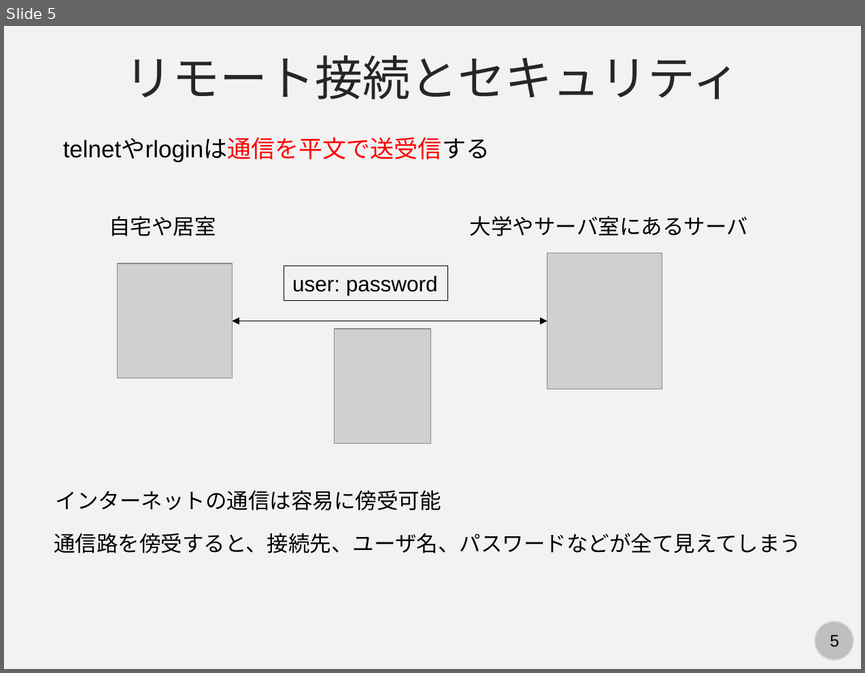
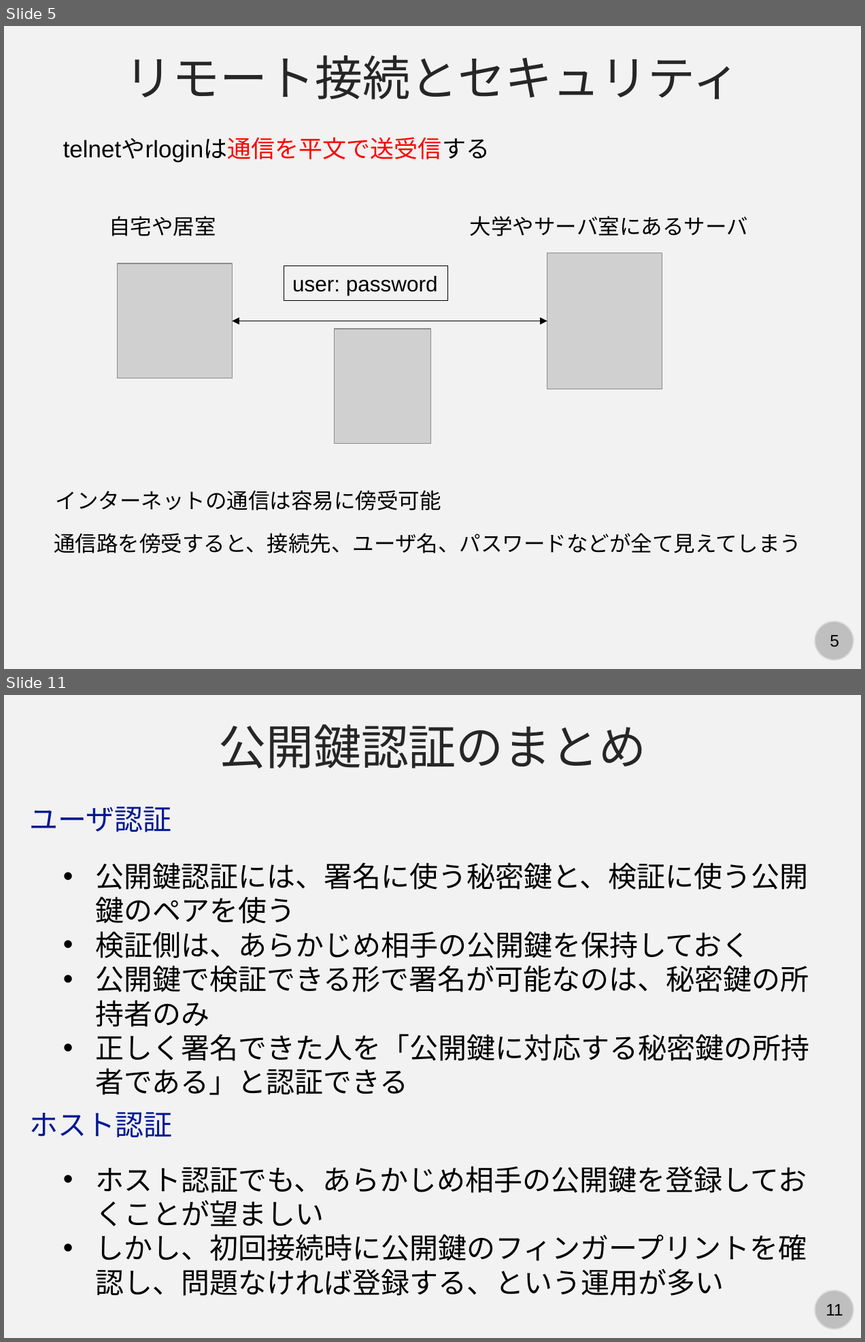
Before and after one commit to kaityo256/lab_startup, a slide deck: ssh/ssh.pptx. Shown one above the other, each under a label of ours: slide 5 before the commit, slides 5 and 11 after it; the slides between them are not shown. The pictures are 865x673 and 865x1342 pixels, drawn with LibreOffice and Linux fonts; fonts in the diff are those of the drawing; grey boxes stand for pictures. Boxes give left, top, right and bottom in pixels: in the first picture for what was removed or moved away, otherwise in the second. Text is boxed around its words. In the diff, an @@ line names an element or a change of style, - is before the commit and + after.

```diff
--- a/ssh/ssh.pptx
+++ b/ssh/ssh.pptx
@@ slide 11 added at <box>4,695,861,1338</box>, background #F2F2F2; not listed: 2 template elements that a slide beside it also shows @@
@@ text added at <box>218,724,646,768</box>, 40 pt, text #262626 @@
+公開鍵認証のまとめ
@@ text added at <box>29,807,171,832</box>, 24 pt, text #011893 @@
+ユーザ認証
@@ text added at <box>95,862,809,1095</box>, 24 pt, text #000000 @@
+• 公開鍵認証には、署名に使う秘密鍵と、検証に使う公開鍵のペアを使う
+• 検証側は、あらかじめ相手の公開鍵を保持しておく
+• 公開鍵で検証できる形で署名が可能なのは、秘密鍵の所持者のみ
+• 正しく署名できた人を「公開鍵に対応する秘密鍵の所持者である」と認証できる
@@ text added at <box>29,1112,172,1138</box>, 24 pt, text #011893 @@
+ホスト認証
@@ text added at <box>95,1166,807,1295</box>, 24 pt, text #000000 @@
+• ホスト認証でも、あらかじめ相手の公開鍵を登録しておくことが望ましい
+• しかし、初回接続時に公開鍵のフィンガープリントを確認し、問題なければ登録する、という運用が多い
```
Also in this commit, not shown: 1 slide changed, 10 other slides added, 1 slide removed.
